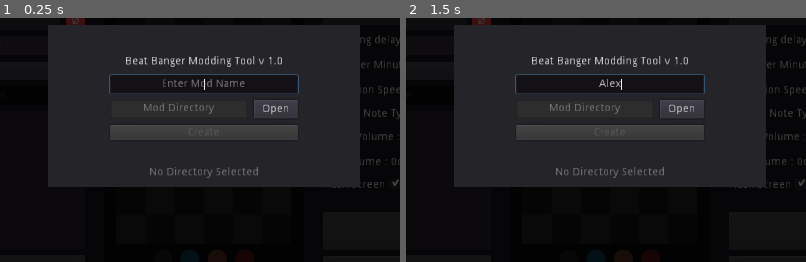
Above: before the commit, frames 1-2 (left to right).
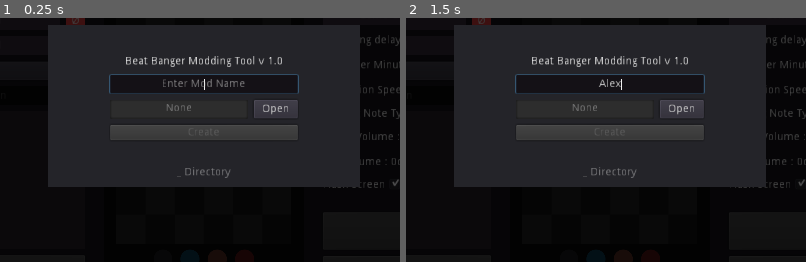
Above: after the commit, the same moments.

Repository: bunfan/beat-banger-modding-tool
Game: Godot game, scene res://TimeLine.tscn
Same seed, same stepped clock (60 frames per second), same inputs: the game is played once before the commit and once after it.
Inputs (mouse positions are % of the whole screen's width and height, from its top left):
- Up to frame 1 (0.25 s): no input
- Up to frame 2 (1.5 s): click (50, 34) at 0.52 s; type "Alex" at 0.6 s; click "Load Pattern" at 1.25 s
The pictures show only the part of the screen within x 24-74%, y 20-70%; the shares and areas given below are measured in that part.

The runs differ from the first frame. In frame 1, 0.6% of the frame differs, in the area x 36-65%, y 34-66%; in frame 2, 0.6%.

Commit message:
Fixed file system not going to previous location Fixed Transition not changing in preview Reset to starting animation on stop

Diff:
--- a/Funcs.gd
+++ b/Funcs.gd
@@ -22,3 +22,21 @@
 		if dir.open(chart_dir) == OK:
 			dir.copy(old_path, chart_dir + filename)
 			print("Writing to %s" % filename)
+
+func store_asset(path, dialog, field):
+	Global.popup_file_path = path.trim_suffix(dialog.current_file)
+	field.text = dialog.current_file
+	print("Loaded %s" % dialog.current_file)
+	return [path, dialog.current_file]
+
+func store_image_asset(path, dialog, field, image):
+	var img = Image.new()
+	var tex = ImageTexture.new()
+	Global.popup_file_path = path.trim_suffix(dialog.current_file)
+	field.text = dialog.current_file
+	print("loaded %s" % path)
+	img.load(path)
+	tex.create_from_image(img)
+	image.scale = Vector2(0.373,0.37)
+	image.texture = tex
+	return [path, dialog.current_file]
--- a/Global.gd
+++ b/Global.gd
@@ -5,6 +5,8 @@
 
 
 # Tool Vars
+
+onready var conductor = get_node("/root/Main/Conductor")
 
 var no_spawn = []
 var half_spawn = []
@@ -48,9 +50,10 @@
 
 var popup_file_path: String setget set_popup_file_path
 
+var c = ConfigFile.new()
+
 func set_popup_file_path(value):
 	popup_file_path = value
-	print(popup_file_path)
 
 var chart_name : String
 
@@ -89,62 +92,6 @@
 var transition_dict : Dictionary
 var initial_data : Dictionary
 
-# Function to Load Midi / Chart data
-# func load_chart(midi):
-#     print("Loading chart data...")
-#     create_chart(midi)
-
-# func find_notes(tracks):
-#     # Iterate through tracks to find notes
-# 	for i in range(tracks.size()):
-# 		if !tracks[i]["notes"].empty():
-# 			return tracks[i]["notes"]
-
-# func create_chart(midi):
-
-#     # Grab notes data
-# 	var notes = find_notes(midi["tracks"])
-
-#     # Clear arrays
-# 	no_spawn = []
-# 	half_spawn = []
-# 	quarter_spawn = []
-# 	eighth_spawn = []
-
-# 	for note in notes:
-# 		var note_name = note["name"]
-# 		var beat = int(floor(float(note["time"]*2) / (60/bpm)))
-
-# 		if note_name.findn("#") != -1:
-# 			bad_note(note_name)
-# 			continue
-# 		elif note_name.findn("C") != -1:
-# 			half_spawn.append(beat)
-# 			continue
-# 		elif note_name.findn("D") != -1:
-# 			quarter_spawn.append(beat)
-# 			continue
-# 		elif note_name.findn("E") != -1:
-# 			eighth_spawn.append(beat)
-# 			continue
-# 		elif note_name.findn("F") != -1:
-# 			no_spawn.append(beat)
-# 			continue
-# 		else:
-# 			bad_note(note_name)
-# 			continue
-
-# 	print(no_spawn)
-# 	print(half_spawn)
-# 	print(quarter_spawn)
-# 	print(eighth_spawn)
-
-
-# func bad_note(note_name):
-# 	bad_notes += 1
-# 	print("%s Bad notes found (%s)" % [bad_notes, note_name])
-
-
 # Full Screen
 func _input(event):
 	if !event is InputEventKey: return
--- a/TimeLine.tscn
+++ b/TimeLine.tscn
@@ -67,6 +67,18 @@
 "update": 1,
 "values": [ 0, 1, 2, 3, 4, 5 ]
 }
+tracks/1/type = "value"
+tracks/1/path = NodePath(".:visible")
+tracks/1/interp = 1
+tracks/1/loop_wrap = true
+tracks/1/imported = false
+tracks/1/enabled = true
+tracks/1/keys = {
+"times": PoolRealArray( 0, 1 ),
+"transitions": PoolRealArray( 1, 1 ),
+"update": 1,
+"values": [ true, false ]
+}
 
 [sub_resource type="Animation" id=10]
 resource_name = "Loop_fx"
@@ -236,8 +248,8 @@
 [node name="PatternFileDialog" type="FileDialog" parent="Charter/PatternPath"]
 margin_left = 376.0
 margin_top = -64.0
-margin_right = 720.0
-margin_bottom = 296.0
+margin_right = 1128.0
+margin_bottom = 480.0
 window_title = "Open a File"
 resizable = true
 mode = 0
@@ -783,10 +795,12 @@
 [node name="Tween" type="Tween" parent="Preview/Preview"]
 
 [node name="Fx" type="Sprite" parent="Preview"]
+visible = false
 position = Vector2( 128, 284 )
 scale = Vector2( 0.373333, 0.37 )
 hframes = 3
 vframes = 2
+frame = 5
 
 [node name="Anim" type="AnimationPlayer" parent="Preview/Fx"]
 anims/Loop = SubResource( 9 )
--- a/project.godot
+++ b/project.godot
@@ -34,7 +34,7 @@
 window/size/test_width=1024
 window/size/test_height=640
 window/stretch/mode="2d"
-window/stretch/aspect="expand"
+window/stretch/aspect="keep"
 
 [importer_defaults]
 
--- a/scripts/Charter.gd
+++ b/scripts/Charter.gd
@@ -82,10 +82,9 @@
 func _on_BpmField_value_changed(value):
 	Global.bpm = value
 	Global.bps = (60 / Global.bpm)
-	print(Global.bps)
 
 func _on_Charter_tree_exiting():
 	if Global.popup_file_path == "": return
+	user_data.set_value("data", "mod_dir", Global.save_dir)
 	user_data.set_value("data", "popup_dir", Global.popup_file_path)
-	user_data.set_value("data", "mod_dir", Global.save_dir)
 	user_data.save("user://tool_data.cfg")
--- a/scripts/Main.gd
+++ b/scripts/Main.gd
@@ -1,44 +1,118 @@
 extends Control
 
+
+
 func _ready():
-	$Splash/Panel/Dir.text = "No Directory Selected" if Global.save_dir == null else Global.save_dir
 	$Splash.visible = true
+	print(Global.popup_file_path)
 
-# Song OGG
+# Popups
 
 func song_popup():
 	$Charter/SongPathField/SongFileDialog.current_dir = Global.popup_file_path
 	$Charter/SongPathField/SongFileDialog.popup()
 
-func on_song_selected(path):
-	Global.song_file_path = path
-	Global.song_file_name = $Charter/SongPathField/SongFileDialog.current_file
-	Global.popup_file_path = $Charter/SongPathField/SongFileDialog.current_dir
-	$Charter/SongPathField.text = Global.song_file_name
-	$Conductor.stream = Func.load_ogg(Global.song_file_path)
-	# print("loaded %s" % path)
+func pattern_popup():
+	$Charter/PatternPath/PatternFileDialog.current_dir = Global.popup_file_path
+	$Charter/PatternPath/PatternFileDialog.popup()
 
-# Sprite Sheet
-
-var img = Image.new()
-var tex = ImageTexture.new()
+func game_over_sfx_popup():
+	$Charter/GameOverSfxPath/GameOverSfxFileDialog.current_dir = Global.popup_file_path
+	$Charter/GameOverSfxPath/GameOverSfxFileDialog.popup()
 
 func sprite_sheet_popup():
 	$Transitions/ImgPath/ImgFileDialog.current_dir = Global.popup_file_path
 	$Transitions/ImgPath/ImgFileDialog.popup()
 
+func fx_img_popup():
+	$Transitions/FxImgPath/FxImgFileDialog.current_dir = Global.popup_file_path
+	$Transitions/FxImgPath/FxImgFileDialog.popup()
+
+func sfx_popup():
+	$Transitions/SfxPath/SfxFileDialog.current_dir = Global.popup_file_path
+	$Transitions/SfxPath/SfxFileDialog.popup()
+
+func transition_sfx_popup():
+	$Transitions/TransitionSfxPath/TransitionSfxFileDialog.current_dir = Global.popup_file_path
+	$Transitions/TransitionSfxPath/TransitionSfxFileDialog.popup()
+
+
+# Global Asset Storage
+
+func on_song_selected(path):
+	var data = Func.store_asset(
+		path,
+		$Charter/SongPathField/SongFileDialog,
+		$Charter/SongPathField
+	)
+	Global.song_file_path = data[0]
+	Global.song_file_name = data[1]
+	$Conductor.stream = Func.load_ogg(path)
+
+func on_pattern_selected(path):
+	var data = Func.store_asset(
+		path,
+		$Charter/PatternPath/PatternFileDialog,
+		$Charter/PatternPath
+	)
+	Global.pattern_file_path = data[0]
+	Global.pattern_file_name = data[1]
+
+func on_game_over_path_selected(path):
+	var data = Func.store_asset(
+		path,
+		$Charter/GameOverSfxPath/GameOverSfxFileDialog,
+		$Charter/GameOverSfxPath
+	)
+	Global.games_over_sfx_path = data[0]
+	Global.game_over_sfx_name = data[1]
+
+# Transition Asset Storage
+
 func on_img_file_selected(path):
-	Global.sprite_sheet_file_path = path
-	Global.sprite_sheet_name = $Transitions/ImgPath/ImgFileDialog.current_file
-	Global.popup_file_path = $Transitions/ImgPath/ImgFileDialog.current_dir
-	$Transitions/ImgPath.text = Global.sprite_sheet_name
-	print("loaded %s" % path)
-	img.load(path)
-	tex.create_from_image(img)
-	# $Transitions/Preview.hframes = 3
-	# $Transitions/Preview.vframes = 2
-	$Preview/Preview.scale = Vector2(0.373,0.37)
-	$Preview/Preview.texture = tex
+	var data = Func.store_image_asset(
+		path,
+		$Transitions/ImgPath/ImgFileDialog,
+		$Transitions/ImgPath,
+		$Preview/Preview
+	)
+	Global.sprite_sheet_file_path = data[0]
+	Global.sprite_sheet_name = data[1]
+
+
+func on_sfx_file_path_selected(path):
+	var data = Func.store_asset(
+		path,
+		$Transitions/SfxPath/SfxFileDialog,
+		$Transitions/SfxPath
+	)
+	Global.sfx_file_path = data[0]
+	Global.sfx_file_name = data[1]
+	$Preview/Preview/PreviewSFX.stream = Func.load_ogg(path)
+
+func on_fx_img_path_selected(path):
+	var data = Func.store_image_asset(
+		path,
+		$Transitions/FxImgPath/FxImgFileDialog,
+		$Transitions/FxImgPath,
+		$Preview/Fx
+	)
+	Global.fx_img_path = data[0]
+	Global.fx_img_name = data[1]
+
+
+func on_transition_sfx_path_selected(path):
+	var data = Func.store_asset(
+		path,
+		$Transitions/TransitionSfxPath/TransitionSfxFileDialog,
+		$Transitions/TransitionSfxPath
+	)
+	Global.transition_sfx_file_path = data[0]
+	Global.transition_sfx_file_name = data[1]
+
+
+
+# Clear Events
 
 func _on_ButtonImageClear():
 	Global.sprite_sheet_file_path = ""
@@ -48,20 +122,10 @@
 	$Preview/Preview/Anim.stop()
 	Global.previewing = false
 
-#  SFX
-
-func sfx_popup():
-	$Transitions/SfxPath/SfxFileDialog.current_dir = Global.popup_file_path
-	$Transitions/SfxPath/SfxFileDialog.popup()
-
-
-func on_sfx_file_path_selected(path):
-	Global.sfx_file_path = path
-	Global.sfx_file_name = $Transitions/SfxPath/SfxFileDialog.current_file
-	Global.popup_file_path = $Transitions/SfxPath/SfxFileDialog.current_dir
-	$Transitions/SfxPath.text = Global.sfx_file_name
-	print("loaded %s" % path)
-	$Preview/Preview/PreviewSFX.stream = Func.load_ogg(path)
+func _on_ButtonFxImgClear():
+	Global.fx_img_path = ""
+	Global.fx_img_name = ""
+	$Transitions/FxImgPath.text = ""
 
 func _on_ButtonSfxClear():
 	Global.sfx_file_path = ""
@@ -69,65 +133,7 @@
 	$Transitions/SfxPath.text = ""
 	$Preview/Preview/PreviewSFX.stream = null
 
-# FX Layer Sheet
-
-func fx_img_popup():
-	$Transitions/FxImgPath/FxImgFileDialog.current_dir = Global.popup_file_path
-	$Transitions/FxImgPath/FxImgFileDialog.popup()
-
-
-func on_fx_img_path_selected(path):
-	Global.fx_img_path = path
-	Global.fx_img_name = $Transitions/FxImgPath/FxImgFileDialog.current_file
-	Global.popup_file_path = $Transitions/FxImgPath/FxImgFileDialog.current_dir
-	$Transitions/FxImgPath.text = Global.fx_img_name
-	print("loaded %s" % path)
-
-func _on_ButtonFxImgClear():
-	Global.fx_img_path = ""
-	Global.fx_img_name = ""
-	$Transitions/FxImgPath.text = ""
-
-# Transition SFX
-
-func transition_sfx_popup():
-	$Transitions/TransitionSfxPath/TransitionSfxFileDialog.current_dir = Global.popup_file_path
-	$Transitions/TransitionSfxPath/TransitionSfxFileDialog.popup()
-
-
-func on_transition_sfx_path_selected(path):
-	Global.transition_sfx_file_path = path
-	Global.transition_sfx_file_name = $Transitions/TransitionSfxPath/TransitionSfxFileDialog.current_file
-	Global.popup_file_path = $Transitions/TransitionSfxPath/TransitionSfxFileDialog.current_dir
-	$Transitions/TransitionSfxPath.text = Global.transition_sfx_file_name
-	print("loaded %s" % path)
-
-
 func _on_transition_sfx_clear():
 	Global.transition_sfx_file_path = ""
 	Global.transition_sfx_file_name = ""
 	$Transitions/TransitionSfxPath.text = ""
-
-# Game Over
-
-func game_over_sfx_popup():
-	$Charter/GameOverSfxPath/GameOverSfxFileDialog.current_path = Global.popup_file_path
-	$Charter/GameOverSfxPath/GameOverSfxFileDialog.popup()
-
-func on_game_over_path_selected(path):
-	Global.games_over_sfx_path = path
-	Global.game_over_sfx_name = $Charter/GameOverSfxPath/GameOverSfxFileDialog.current_file
-	Global.popup_file_path = $Charter/GameOverSfxPath/GameOverSfxFileDialog.current_path
-	$Charter/GameOverSfxPath.text = Global.game_over_sfx_name
-	print("loaded %s" % path)
-
-func pattern_popup():
-	$Charter/PatternPath/PatternFileDialog.current_path = Global.popup_file_path
-	$Charter/PatternPath/PatternFileDialog.popup()
-
-func on_pattern_selected(path):
-	Global.pattern_file_path = path
-	Global.pattern_file_name = $Charter/PatternPath/PatternFileDialog.current_file
-	Global.popup_file_path = $Charter/PatternPath/PatternFileDialog.current_path
-	$Charter/PatternPath.text = Global.pattern_file_name
-	print("loaded %s" % path)
--- a/scripts/Preview.gd
+++ b/scripts/Preview.gd
@@ -53,13 +53,14 @@
 
 	# Stop Aniamtion
 	$Preview/Anim.stop()
+	load_starting_image()
 
 func _on_Conductor_beat(half_beat):
 	if Global.previewing == false: return
 
 	# Transitions
 	if !Global.transition_array.empty():
-		for transition in Global.transition_array:
+		for transition in Global.transition_array: # [beat, {object}]
 			if transition[0] == half_beat:
 				flash()
 				load_image(transition)
@@ -105,10 +106,19 @@
 func _on_LoopSpeed_changed(value):
 	Global.loop_speed = value
 
+func load_starting_image():
+	if Global.initial_data.empty(): return
+	if Global.initial_data["animation"] == "": return
+	var img = Image.new()
+	if img.load(Global.save_dir + "/" + Global.chart_name + "/anims/" + Global.initial_data["animation"]) == OK:
+		var tex = ImageTexture.new()
+		tex.create_from_image(img)
+		$Preview.texture = tex
+
 func load_image(transition):
 	if transition[1]["animation"] == "": return
 	var img = Image.new()
-	if img.load(Global.save_dir + Global.chart_name + "/anims/" + transition[1]["animation"]) == OK:
+	if img.load(Global.save_dir + "/" + Global.chart_name + "/anims/" + transition[1]["animation"]) == OK:
 		var tex = ImageTexture.new()
 		tex.create_from_image(img)
 		$Preview.texture = tex
@@ -116,7 +126,7 @@
 func load_fx(transition):
 	if transition[1]["effects"] == "": return
 	var img = Image.new()
-	if img.load(Global.save_dir + Global.chart_name + "/anims/fx/" + transition[1]["effects"]) == OK:
+	if img.load(Global.save_dir + "/" + Global.chart_name + "/anims/fx/" + transition[1]["effects"]) == OK:
 		var tex = ImageTexture.new()
 		tex.create_from_image(img)
 		$Fx.texture = tex
@@ -125,7 +135,7 @@
 func load_ogg_and_play(transition):
 	if transition[1]["transition_sound"] == "": return
 	var ogg_file = File.new()
-	if ogg_file.open(Global.save_dir + Global.chart_name + "/sfx/" + transition[1]["transition_sound"], File.READ) == OK:
+	if ogg_file.open(Global.save_dir + "/" + Global.chart_name + "/sfx/" + transition[1]["transition_sound"], File.READ) == OK:
 		var bytes = ogg_file.get_buffer(ogg_file.get_len())
 		var stream_data = AudioStreamOGGVorbis.new()
 		stream_data.data = bytes
--- a/scripts/Splash.gd
+++ b/scripts/Splash.gd
@@ -5,8 +5,11 @@
 func _ready():
 	if startup_config.load("user://tool_data.cfg") == OK:
 		Global.save_dir = startup_config.get_value("data", "mod_dir", null)
-		$Panel/ModDir.text = Global.save_dir
+
+	if Global.save_dir != null:
 		$Panel/Button.disabled = false
+
+	$Panel/ModDir.text = "None" if Global.save_dir == null else Global.save_dir
 	$Panel/ModName.grab_focus()
 
 func _on_splash_button_up():
Not shown: 1 places in TimeLine.tscn that only renumber resources
